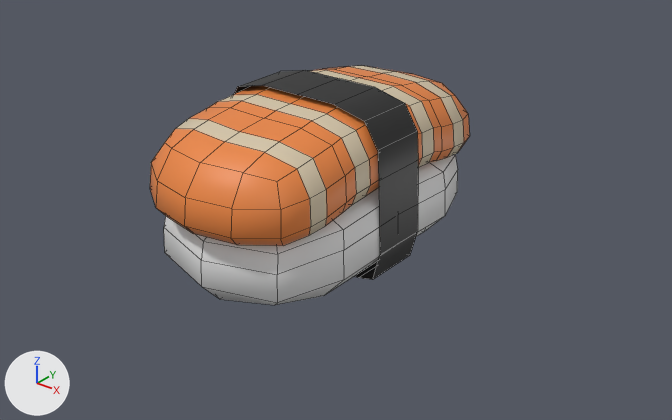
Renders of the Blender file public/Food/Blends/Food_SalmonNigiri.blend from each side of a commit.
Both versions are drawn from a 50 mm lens placed at (0.978, -1.178, 0.817), pointed at (0.041, -0.006, 0.09). The lights are fixed; the arrows at lower left show +X, +Y and +Z. Mesh edges are drawn as thin lines.

Before the edit, the objects in view are built like this:
```python
me_cube_003 = bpy.data.meshes.new('Cube.003')
me_cube_003.from_pydata(...)  # 328 vertices, 306 faces; spans x -0.18..0.176, y -0.326..0.326, z -0.003..0.311
me_cube_003.polygons.foreach_set('use_smooth', [True] * 306)
me_cube_003.materials.append(mat_atlas)  # picture img_sushi_atlas_png
ob_food_salmonnigiri = bpy.data.objects.new('Food_SalmonNigiri', me_cube_003)
ob_food_salmonnigiri.location = (0.0, 0.0, 0.0)
```
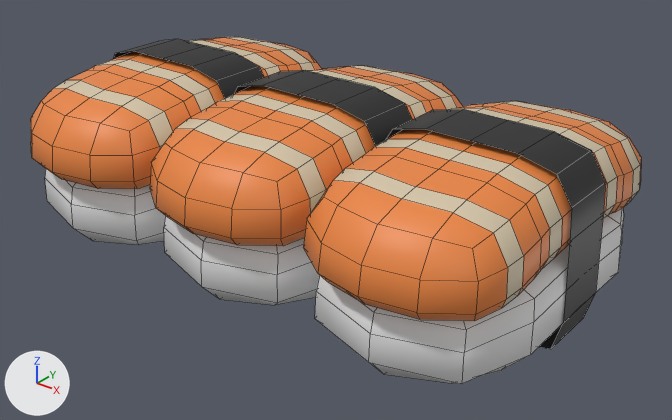
What differs and where, as boxes [x1, y1, x2, y2] in the pictures (672 x 420 px):
'Food_SalmonNigiri.001', added: after [303, 101, 641, 384]
'Food_SalmonNigiri.002', added: after [31, 37, 322, 245]

The change, as a diff of the scene's bpy script:
```diff
--- a/public/Food/Blends/Food_SalmonNigiri.blend.py
+++ b/public/Food/Blends/Food_SalmonNigiri.blend.py
@@ img_sushi_atlas_png_002 @@
+img_sushi_atlas_png_002 = load_image('Sushi_Atlas.png.002', '_unpacked/Sushi_Atlas.png', 512, 512, 'sRGB')
@@ img_sushi_atlas_png_001 @@
+img_sushi_atlas_png_001 = load_image('Sushi_Atlas.png.001', '_unpacked/Sushi_Atlas.png', 512, 512, 'sRGB')
@@ mat_atlas_002 @@
+mat_atlas_002 = principled_material('Atlas.002')
+mat_atlas_002.texture = img_sushi_atlas_png_002
@@ mat_atlas_001 @@
+mat_atlas_001 = principled_material('Atlas.001')
+mat_atlas_001.texture = img_sushi_atlas_png_001
@@ me_cube_002 @@
+me_cube_002.from_pydata(...)  # 328 vertices, 306 faces; spans x -0.18..0.176, y -0.326..0.326, z -0.003..0.311
+me_cube_002.polygons.foreach_set('use_smooth', [True] * 306)
+me_cube_002.materials.append(mat_atlas_002)  # picture img_sushi_atlas_png_002
@@ me_cube_001 @@
+me_cube_001.from_pydata(...)  # 328 vertices, 306 faces; spans x -0.18..0.176, y -0.326..0.326, z -0.003..0.311
+me_cube_001.polygons.foreach_set('use_smooth', [True] * 306)
+me_cube_001.materials.append(mat_atlas_001)  # picture img_sushi_atlas_png_001
@@ ob_food_salmonnigiri_002 @@
+ob_food_salmonnigiri_002 = bpy.data.objects.new('Food_SalmonNigiri.002', me_cube_002)
+ob_food_salmonnigiri_002.location = (-0.332, 0.0, 0.0)
@@ ob_food_salmonnigiri_001 @@
+ob_food_salmonnigiri_001 = bpy.data.objects.new('Food_SalmonNigiri.001', me_cube_001)
+ob_food_salmonnigiri_001.location = (0.335, 0.0, 0.0)
```
